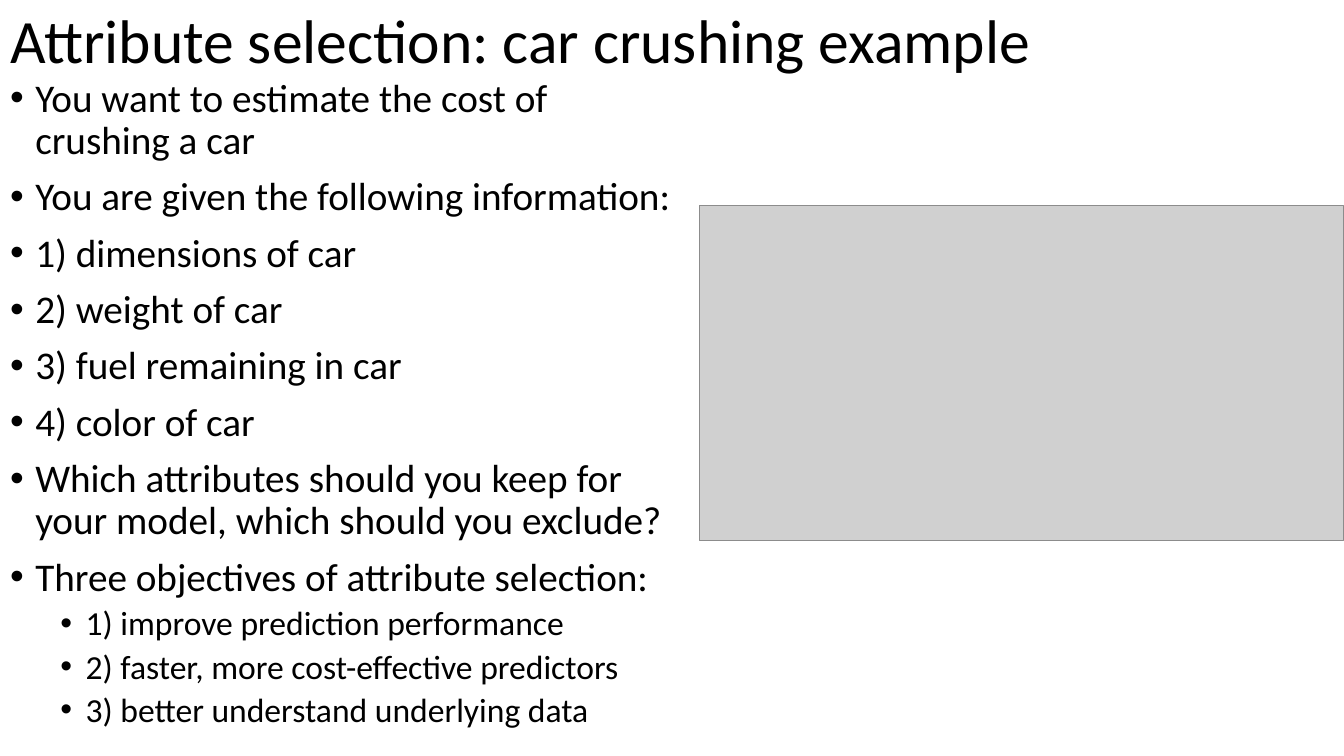
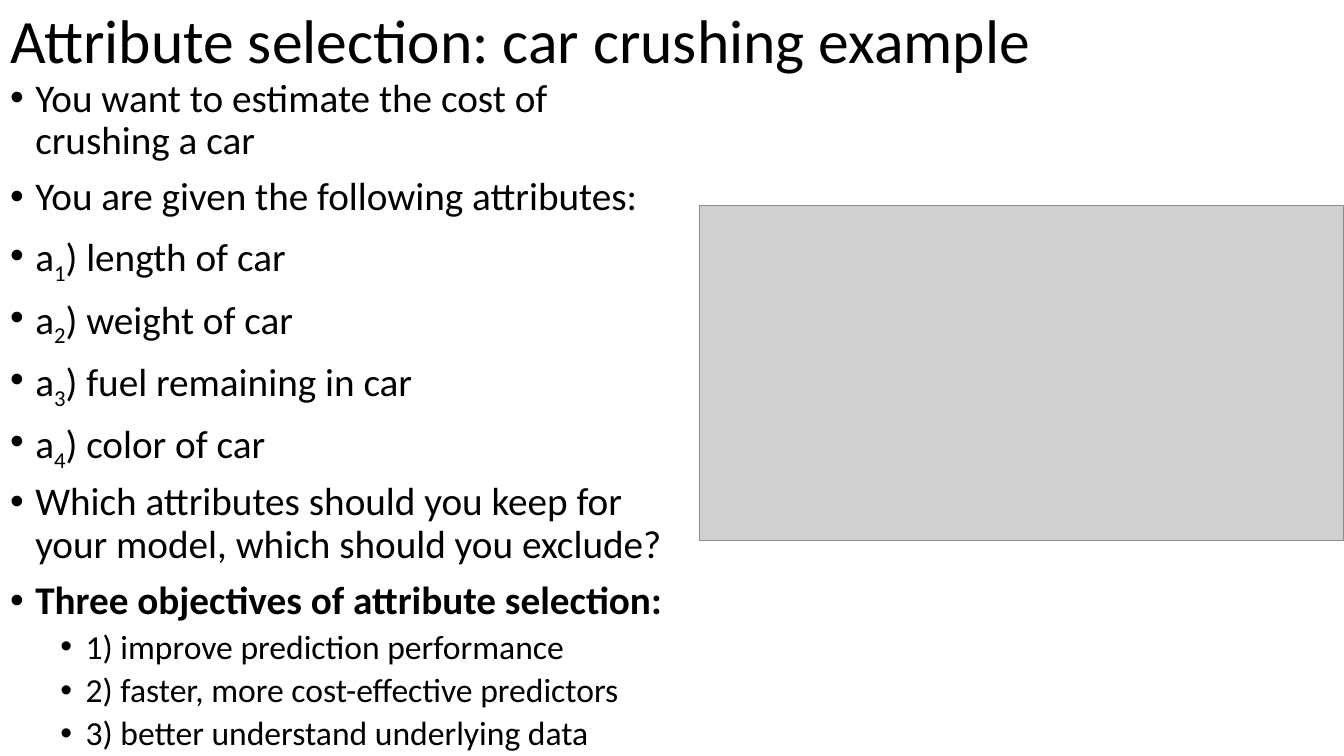
Before and after one commit to russellu/cs405, a slide deck: slide 5 of Lecture_14.pptx. Drawn at 1344x756 pixels with LibreOffice and Linux fonts; fonts in the diff are those of the drawing; grey boxes stand for pictures. Boxes give left, top, right and bottom in pixels: in the first picture for what was removed or moved away, otherwise in the second. Text is boxed around its words. In the diff, an @@ line names an element or a change of style, - is before the commit and + after.

```diff
--- a/Lecture_14.pptx
+++ b/Lecture_14.pptx
@@ text at [35,182,637,459]: text changed @@
-• You are given the following information:
-• 1) dimensions of car
-• 2) weight of car
-• 3) fuel remaining in car
-• 4) color of car
+• You are given the following attributes:
+• a1) length of car
+• a2) weight of car
+• a3) fuel remaining in car
+• a4) color of car
@@ text at [35,586,662,621]: bold on in "Three objectives of attribute selection:" @@
```
Also in this commit, not shown: 13 other slides changed, 2 slides added, 1 slide removed, 2 other files.
